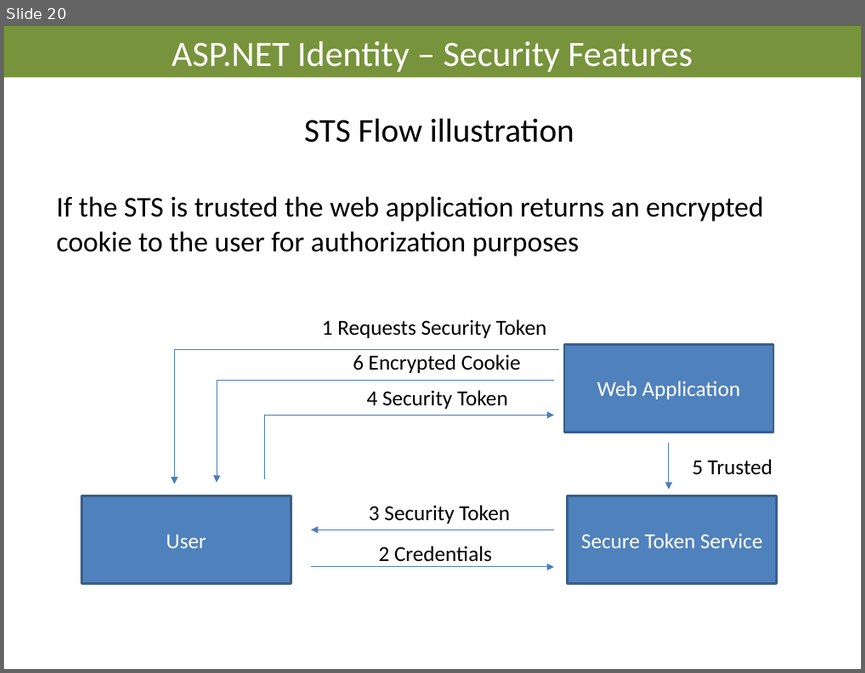
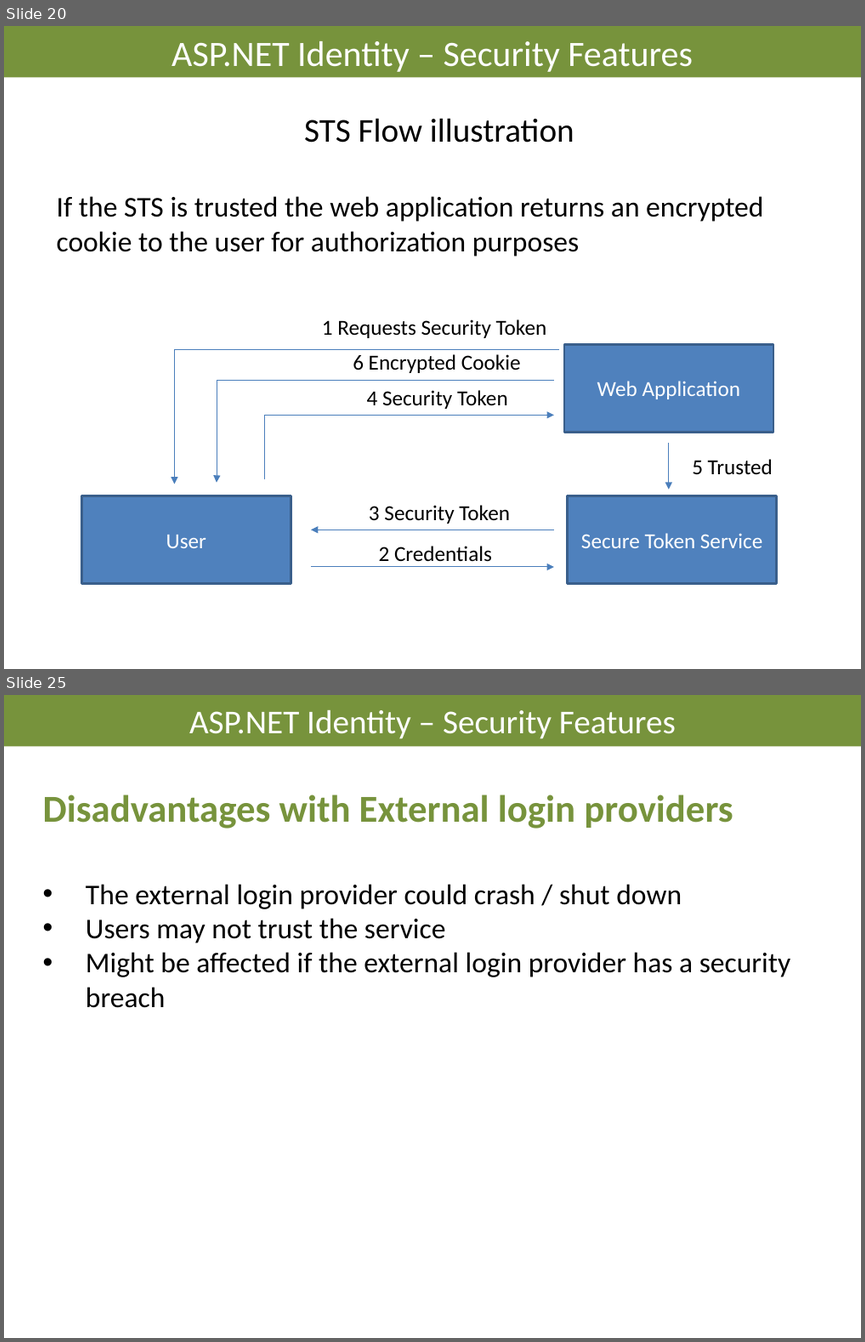
Before and after one commit to AndreasElffors/ProjectIdentity, a slide deck: Documents/Slides/Identity-SecurityFeatures.pptx. Shown one above the other, each under a label of ours: slide 20 before the commit, slides 20 and 25 after it; the slides between them are not shown. The pictures are 865x673 and 865x1342 pixels, drawn with LibreOffice and Linux fonts; fonts in the diff are those of the drawing; background and template pictures are left out. Boxes give left, top, right and bottom in pixels: in the first picture for what was removed or moved away, otherwise in the second. Text is boxed around its words. In the diff, an @@ line names an element or a change of style, - is before the commit and + after.

```diff
--- a/Documents/Slides/Identity-SecurityFeatures.pptx
+++ b/Documents/Slides/Identity-SecurityFeatures.pptx
@@ slide 25 added at (4,695,861,1338), background #FFFFFF @@
@@ title added at (4,695,861,746), fill #77933C, 28 pt, text #FFFFFF @@
+ASP.NET Identity – Security Features
@@ text added at (43,794,790,1008), 24 pt, text #000000 @@
+Disadvantages with External login providers
+• The external login provider could crash / shut down
+• Users may not trust the service
+• Might be affected if the external login provider has a security breach
```
Also in this commit, not shown: 1 slide changed, 4 other slides added, 2 other files.
